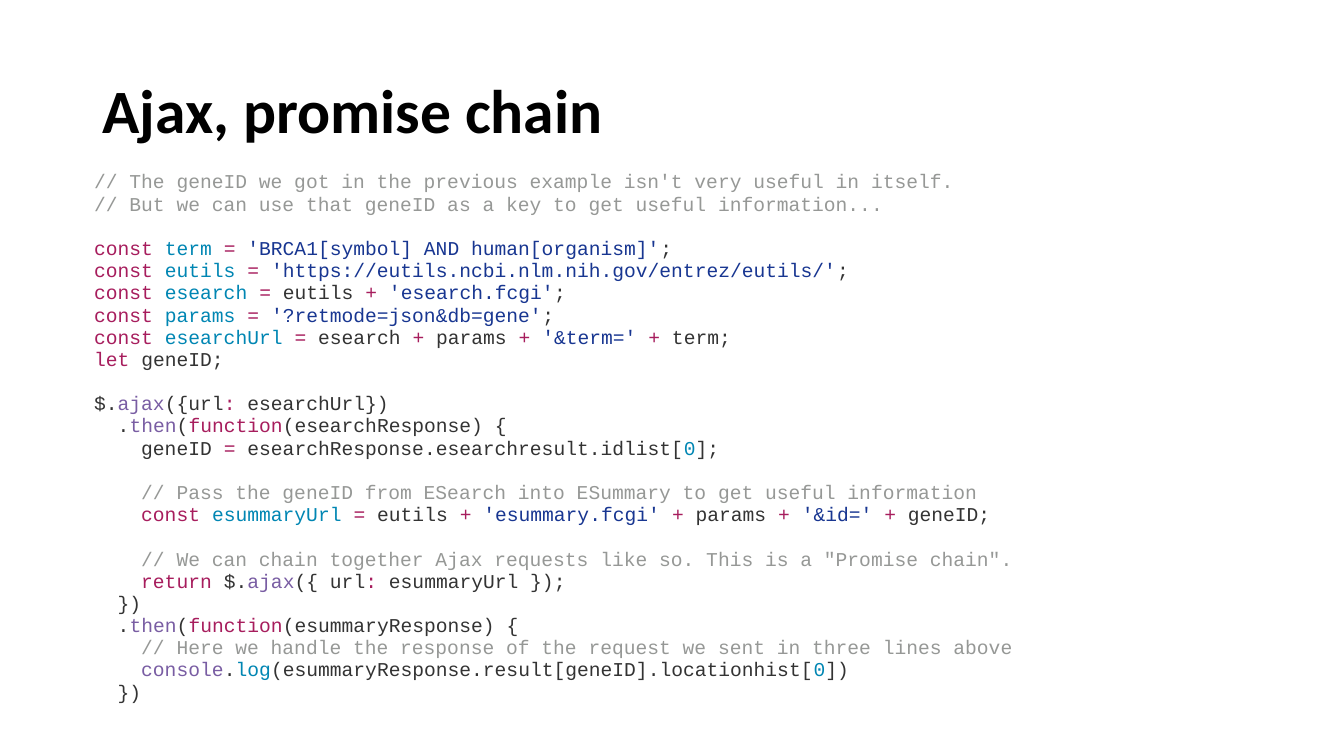
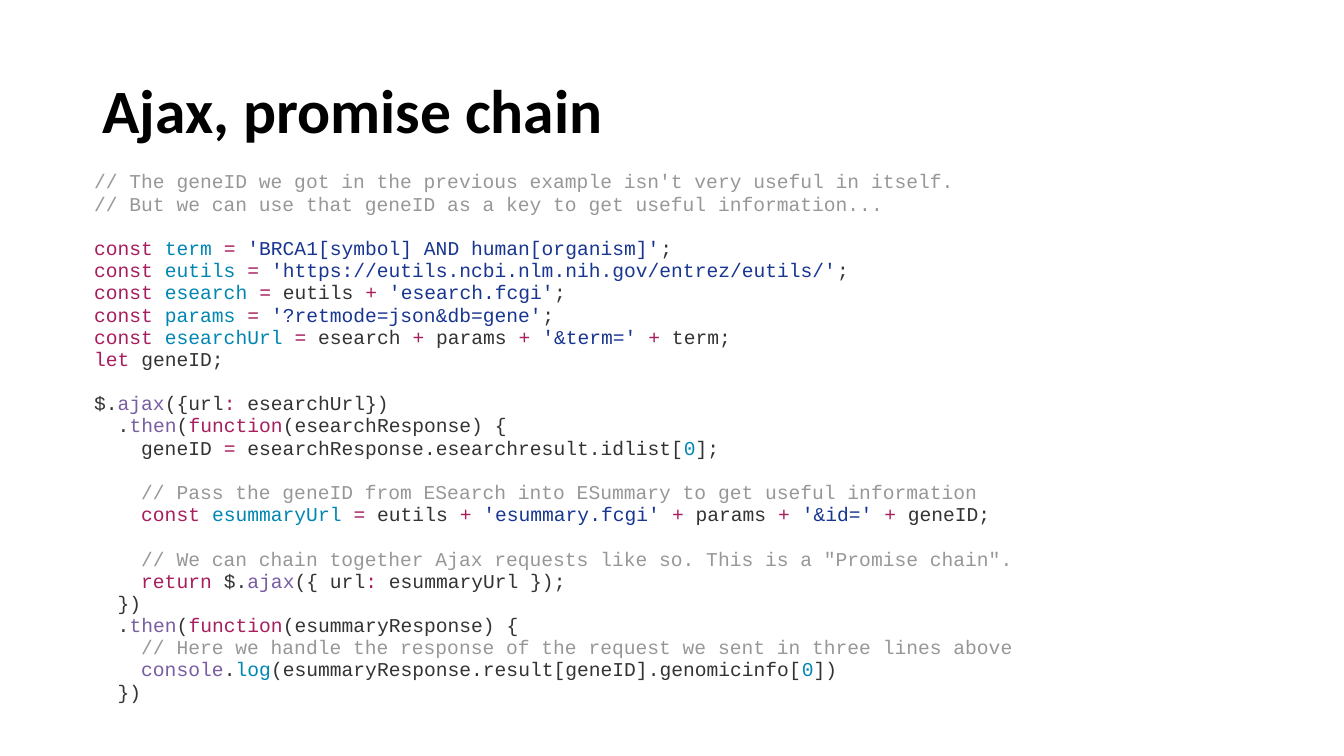
Before and after one commit to eweitz/hour-of-code-at-nih, a slide deck: slide 18 of learn-javascript-in-an-hour.pptx. Drawn at 1344x756 pixels with LibreOffice and Linux fonts; fonts in the diff are those of the drawing. Boxes give left, top, right and bottom in pixels: in the first picture for what was removed or moved away, otherwise in the second. Text is boxed around its words. In the diff, an @@ line names an element or a change of style, - is before the commit and + after.

Commit message:
Correct minor issue in slides

```diff
--- a/learn-javascript-in-an-hour.pptx
+++ b/learn-javascript-in-an-hour.pptx
@@ table at bbox=[93, 171, 1252, 738] @@
@@ row 1, column 1: "// The geneID we got in the previous example isn't very useful in itself. / // But we can use that geneID as a key to get useful information... / const term = 'BRCA1[symbol] AND human[organism]'; / const eutils = 'https://eutils.ncbi.nlm.nih.gov/entrez/eutils/'; / const esearch = eutils + 'esearch.fcgi'; / const params = '?retmode=json&db=gene'; / const esearchUrl = esearch + params + '&term=' + term; / let geneID; / $.ajax({url: esearchUrl}) / .then(function(esearchResponse) { / geneID = esearchResponse.esearchresult.idlist[0]; / // Pass the geneID from ESearch into ESummary to get useful information / const esummaryUrl = eutils + 'esummary.fcgi' + params + '&id=' + geneID; / // We can chain together Ajax requests like so. This is a "Promise chain". / return $.ajax({ url: esummaryUrl }); / }) / .then(function(esummaryResponse) { / // Here we handle the response of the request we sent in three lines above / console.log(esummaryResponse.result[geneID].locationhist[0]) / })" to "// The geneID we got in the previous example isn't very useful in itself. / // But we can use that geneID as a key to get useful information... / const term = 'BRCA1[symbol] AND human[organism]'; / const eutils = 'https://eutils.ncbi.nlm.nih.gov/entrez/eutils/'; / const esearch = eutils + 'esearch.fcgi'; / const params = '?retmode=json&db=gene'; / const esearchUrl = esearch + params + '&term=' + term; / let geneID; / $.ajax({url: esearchUrl}) / .then(function(esearchResponse) { / geneID = esearchResponse.esearchresult.idlist[0]; / // Pass the geneID from ESearch into ESummary to get useful information / const esummaryUrl = eutils + 'esummary.fcgi' + params + '&id=' + geneID; / // We can chain together Ajax requests like so. This is a "Promise chain". / return $.ajax({ url: esummaryUrl }); / }) / .then(function(esummaryResponse) { / // Here we handle the response of the request we sent in three lines above / console.log(esummaryResponse.result[geneID].genomicinfo[0]) / })" @@
```
